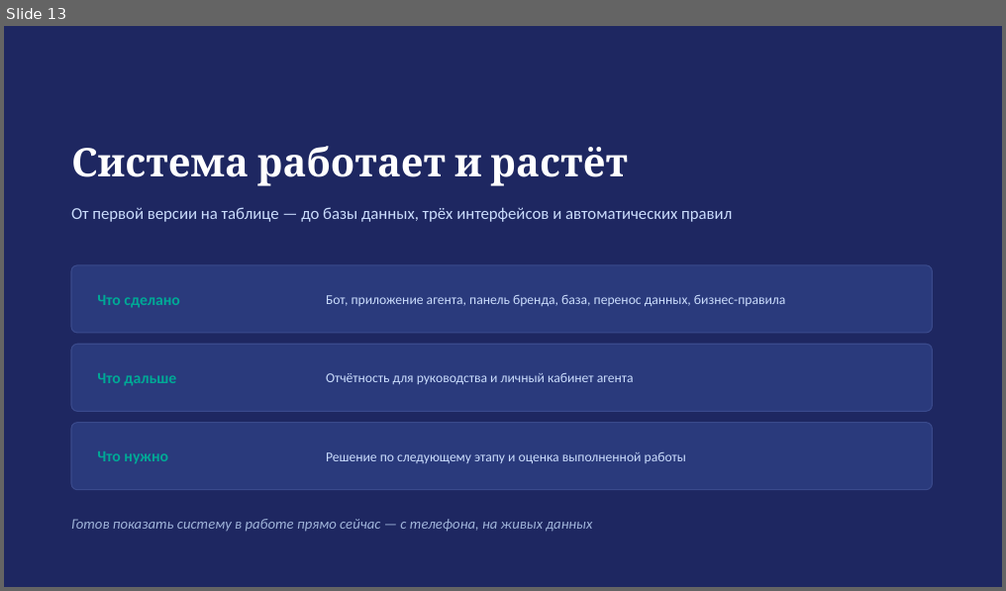
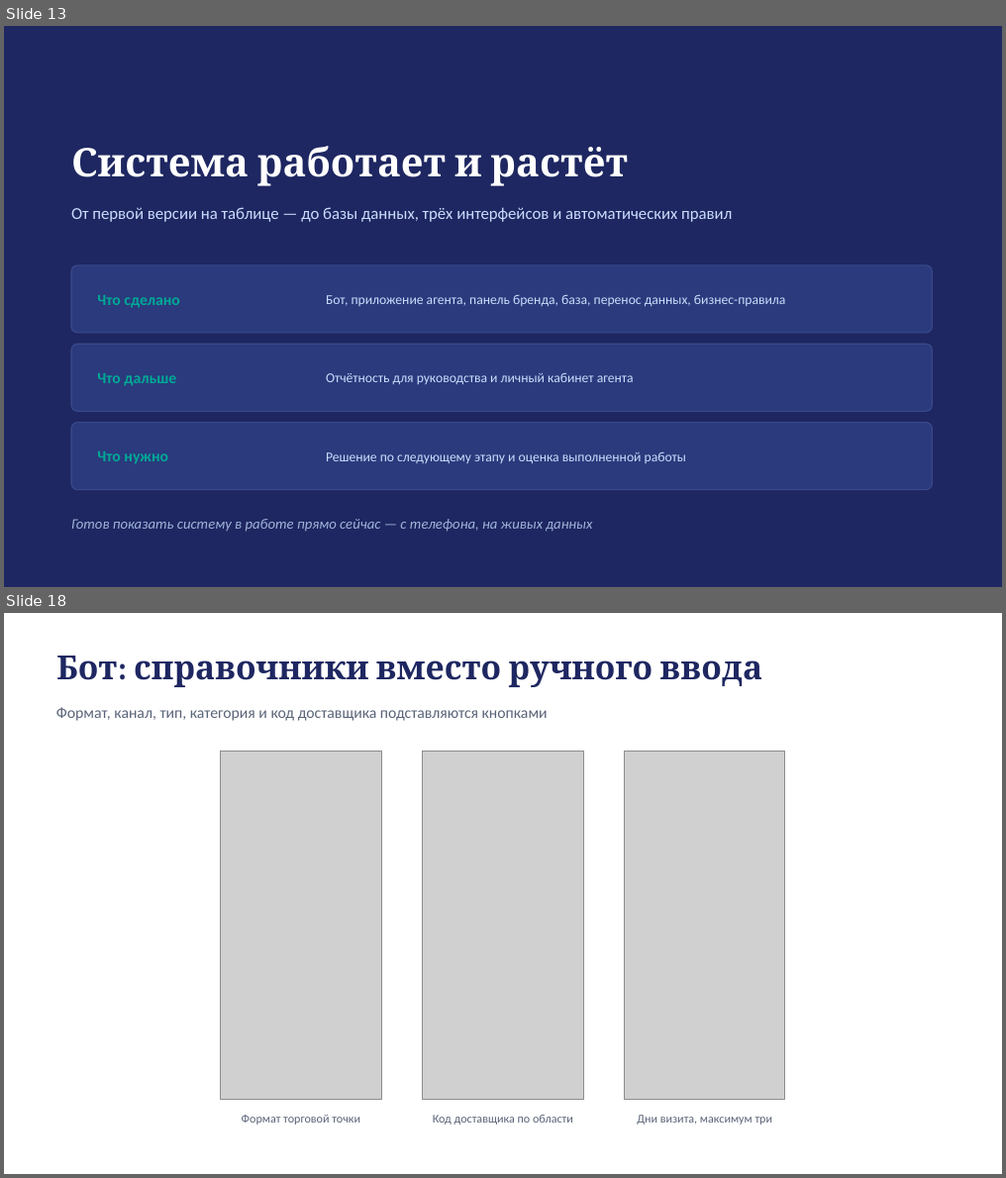
Before and after one commit to ozodbeklfc/telegram_bot, a slide deck: TelegramBot.pptx. Shown one above the other, each under a label of ours: slide 13 before the commit, slides 13 and 18 after it; the slides between them are not shown. The pictures are 1006x591 and 1006x1178 pixels, drawn with LibreOffice and Linux fonts; fonts in the diff are those of the drawing; grey boxes stand for pictures. Boxes give left, top, right and bottom in pixels: in the first picture for what was removed or moved away, otherwise in the second. Text is boxed around its words. In the diff, an @@ line names an element or a change of style, - is before the commit and + after.

```diff
--- a/TelegramBot.pptx
+++ b/TelegramBot.pptx
@@ slide 18 added at (x1=4, y1=613, x2=1002, y2=1174), background #FFFFFF @@
@@ text added at (x1=56, y1=656, x2=763, y2=687), 32 pt, text #1E2761, bold @@
+Бот: справочники вместо ручного ввода
@@ text added at (x1=56, y1=707, x2=548, y2=721), 15 pt, text #5A6478 @@
+Формат, канал, тип, категория и код доставщика подставляются кнопками
@@ picture added at (x1=221, y1=752, x2=381, y2=1100) @@
@@ picture added at (x1=423, y1=752, x2=583, y2=1100) @@
@@ picture added at (x1=625, y1=752, x2=785, y2=1100) @@
@@ text added at (x1=242, y1=1115, x2=360, y2=1125), 11.5 pt, text #5A6478 @@
+Формат торговой точки
@@ text added at (x1=433, y1=1115, x2=573, y2=1125), 11.5 pt, text #5A6478 @@
+Код доставщика по области
@@ text added at (x1=637, y1=1115, x2=773, y2=1125), 11.5 pt, text #5A6478 @@
+Дни визита, максимум три
```
Also in this commit, not shown: 8 other slides added, 9 other files.
